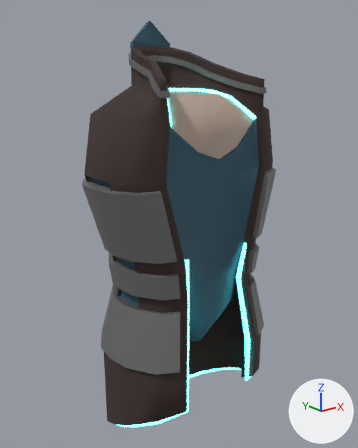
What one commit did to the FBX model A3DPIE/Assets/Assets/MeshesPrefabs/Characters/BodyParts/TorsoVest1.fbx.
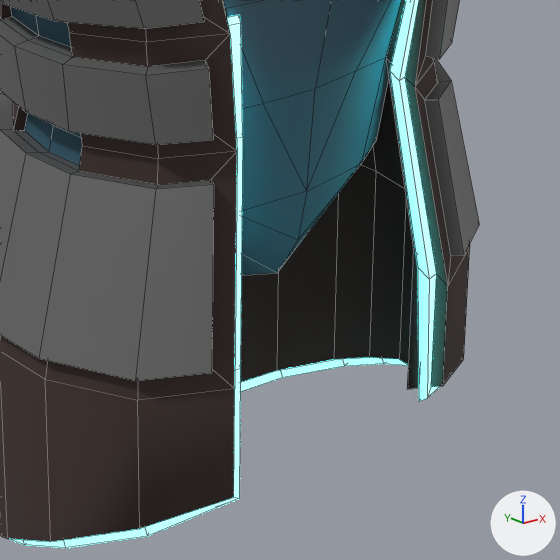
Each version appears first whole from a camera (50 mm lens) standing at (-0.827, -1.015, 1.742) and looking at (0.004, 0.025, 1.326), and next in a close-up on the part from 32% to 81% of the width and 57% to 96% of the height. Lighting does not change. The marker at lower right points along +X, +Y and +Z. The close-ups show mesh edges as thin lines.

The first close-up shows 'TorsoVest1'.
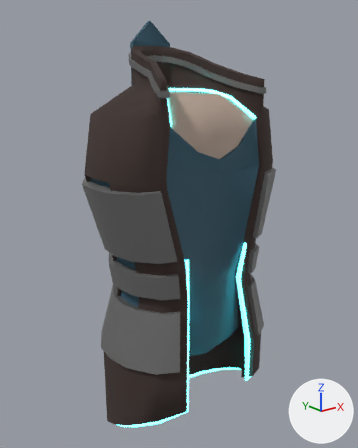
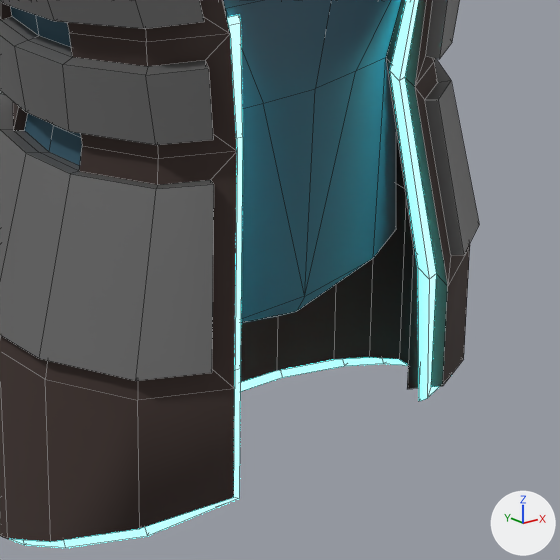
The change, as a list of edits to the scene's bpy script:
```text
Change me_cube_041:
    where me_cube_041.from_pydata(...)  # 793 vertices, 788 faces; spans x -0.277..0.277, y -0.169..0.187, z 0.697..1.864
    used by ob_torsovest1; location = (0.0, 0.0, 0.0)
    me_cube_041 part 1: all 23 vertices in x -0.148..0.148, y -0.114..0.112, z 0.976..1.101 are scaled about their middle by (1.26, 1, 0.4), then moved by (0.0, 0.0, -0.065)
    me_cube_041 part 2: edges marked sharp go from 669 to 675
```

Boxes [x1, y1, x2, y2] around the edits, measured in the close-ups (560 x 560 px; the box of a moved part takes in the faces that stretch with it):
part 1 of me_cube_041, moved or reshaped: before [241, 58, 389, 275]; after [241, 58, 396, 323]
part 2 of me_cube_041, shading changed: [0, 0, 479, 548] in both
